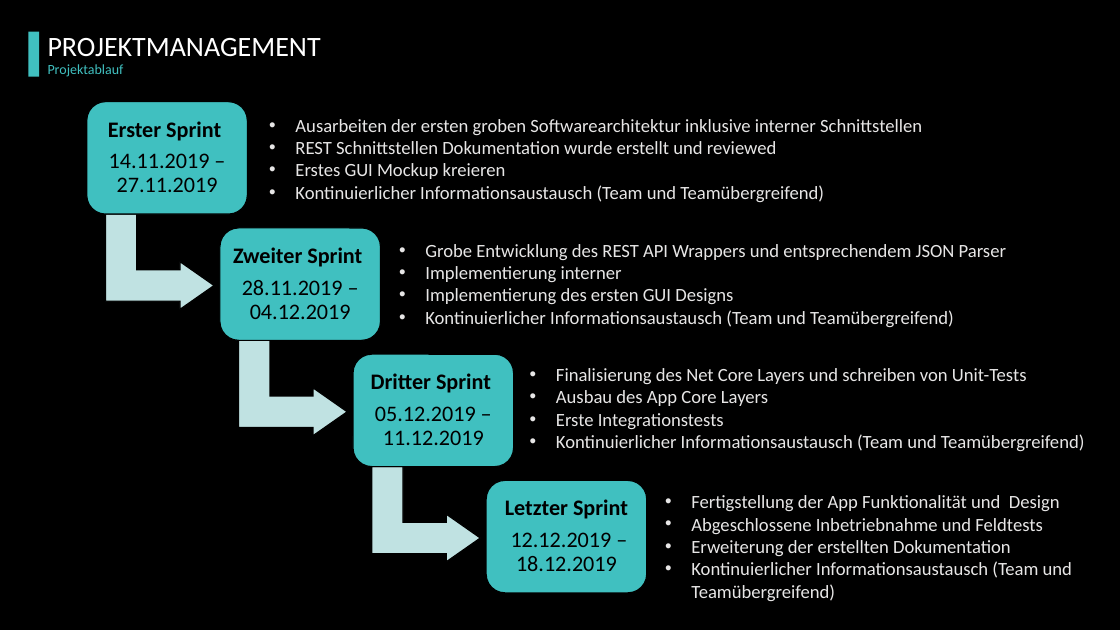
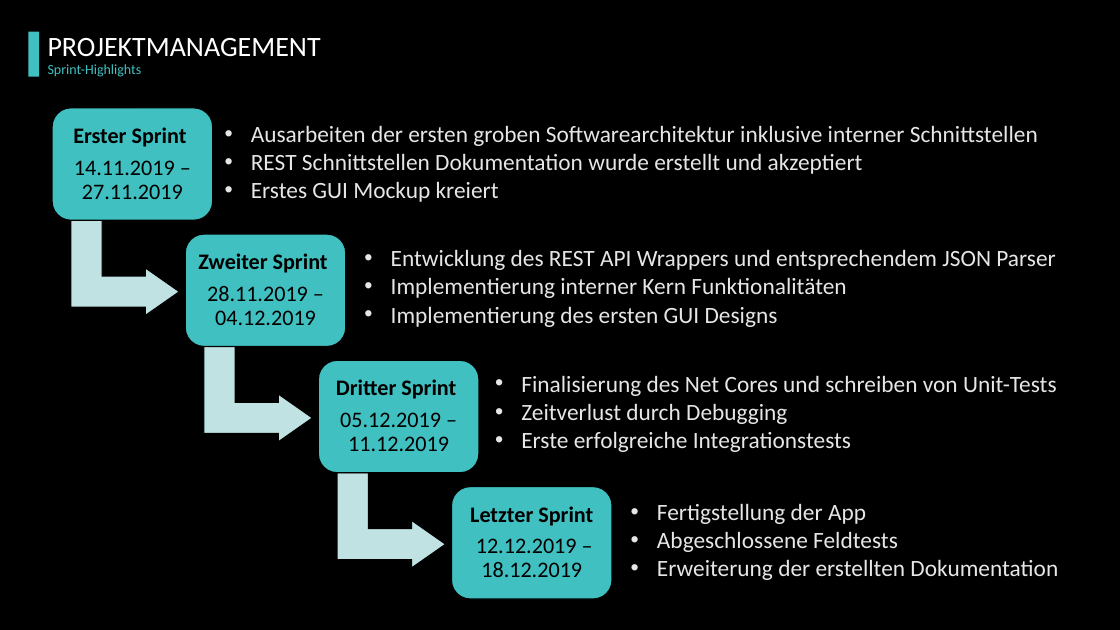
Before and after one commit to pagdot/Jukebox-App, a slide deck: slide 9 of doc/Mobile/Präsentation/Präsentation.pptx. Drawn at 1120x630 pixels with LibreOffice and Linux fonts; fonts in the diff are those of the drawing; background and template pictures are left out. Boxes give left, top, right and bottom in pixels: in the first picture for what was removed or moved away, otherwise in the second. Text is boxed around its words. In the diff, an @@ line names an element or a change of style, - is before the commit and + after.

```diff
--- a/doc/Mobile/Präsentation/Präsentation.pptx
+++ b/doc/Mobile/Präsentation/Präsentation.pptx
@@ text at [48, 64, 142, 77]: text changed @@
-Projektablauf
+Sprint-Highlights
@@ text "Ausarbeiten der ersten groben Softwarearchitektur ...": place and size @@
-text "Ausarbeiten der ersten groben Softwarearchitektur ..." at [295, 119, 922, 202]
+text "Ausarbeiten der ersten groben Softwarearchitektur ..." at [251, 125, 1038, 202]
@@ text at [251, 125, 1038, 146]: size 16 to 20 pt in "Ausarbeiten der ersten groben Softwarearchitektur inklusive  ..." @@
@@ text at [251, 153, 863, 202]: text changed; size 16 to 20 pt @@
-• REST Schnittstellen Dokumentation wurde erstellt und reviewed
-• Erstes GUI Mockup kreieren
-• Kontinuierlicher Informationsaustausch (Team und Teamübergreifend)
+• REST Schnittstellen Dokumentation wurde erstellt und akzeptiert
+• Erstes GUI Mockup kreiert
@@ text "Entwicklung des REST API Wrappers ...": place and size @@
-text "Entwicklung des REST API Wrappers ..." at [425, 244, 1006, 327]
+text "Entwicklung des REST API Wrappers ..." at [391, 249, 1055, 327]
@@ text at [391, 249, 1055, 298]: text changed; size 16 to 20 pt @@
-• Grobe Entwicklung des REST API Wrappers und entsprechendem JSON Parser
-• Implementierung interner
+• Entwicklung des REST API Wrappers und entsprechendem JSON Parser
+• Implementierung interner Kern Funktionalitäten
@@ text at [391, 306, 778, 327]: size 16 to 20 pt in "Implementierung des ersten GUI Designs" @@
@@ text at [425, 310, 954, 327]: paragraph removed @@
-• Kontinuierlicher Informationsaustausch (Team und Teamübergreifend)
@@ 4 texts, 4 rounded rectangles, 3 bent up arrows: place and size @@
-4 texts, 4 rounded rectangles, 3 bent up arrows at [87, 102, 647, 593]
+4 texts, 4 rounded rectangles, 3 bent up arrows at [52, 108, 612, 599]
@@ text at [521, 375, 1057, 452]: text changed; size 16 to 20 pt @@
-• Finalisierung des Net Core Layers und schreiben von Unit-Tests
-• Ausbau des App Core Layers
-• Erste Integrationstests
-• Kontinuierlicher Informationsaustausch (Team und Teamübergreifend)
+• Finalisierung des Net Cores und schreiben von Unit-Tests
+• Zeitverlust durch Debugging
+• Erste erfolgreiche Integrationstests
@@ text "Fertigstellung der App": place and size @@
-text "Fertigstellung der App" at [691, 495, 1072, 601]
+text "Fertigstellung der App" at [657, 503, 1058, 580]
@@ text at [657, 503, 898, 552]: text changed; size 16 to 20 pt @@
-• Fertigstellung der App Funktionalität und Design
-• Abgeschlossene Inbetriebnahme und Feldtests
+• Fertigstellung der App
+• Abgeschlossene Feldtests
@@ text at [657, 559, 1058, 580]: size 16 to 20 pt in "Erweiterung der erstellten Dokumentation" @@
@@ text at [691, 561, 1072, 601]: paragraph removed @@
-• Kontinuierlicher Informationsaustausch (Team und Teamübergreifend)
```
Also in this commit, not shown: 12 other files.
